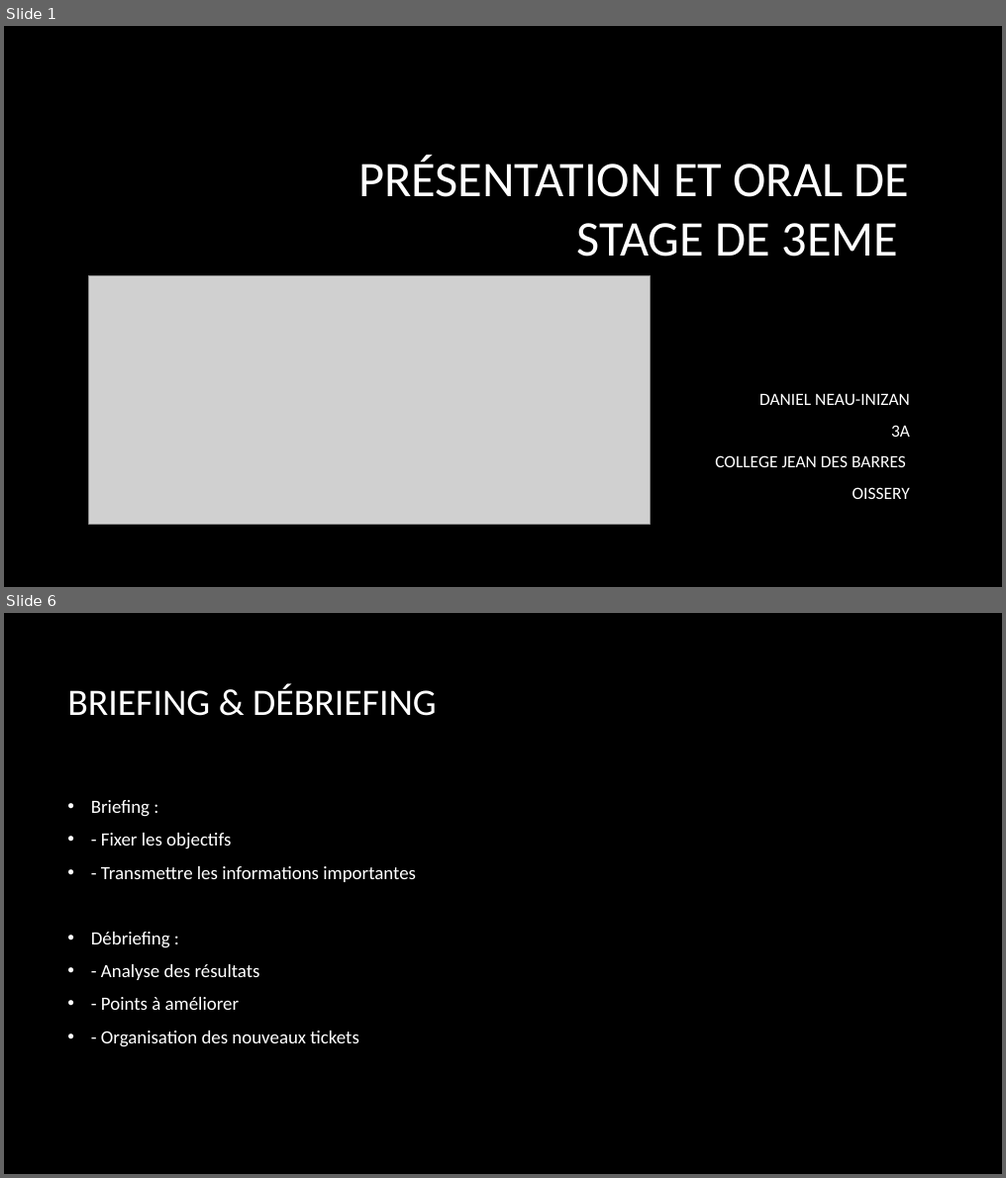
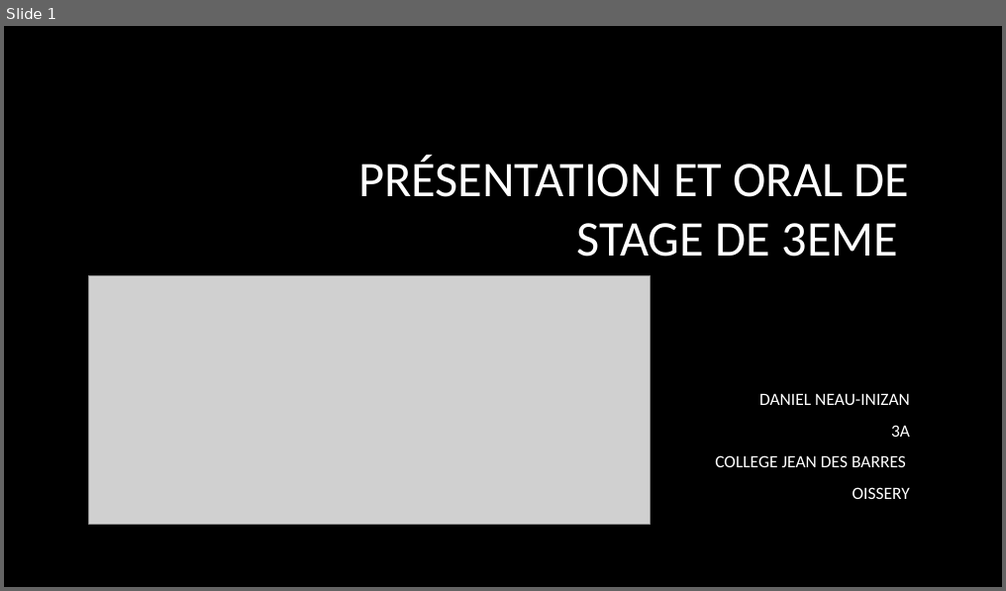
Before and after one commit to dneau-dev/oral_de_stage, a slide deck: Présentation_et_oral_de_stage_de_3eme_final.pptx. Shown one above the other, each under a label of ours: slides 1 and 6 before the commit, slide 1 after it; the slides between them are not shown. The pictures are 1006x1178 and 1006x591 pixels, drawn with LibreOffice and Linux fonts; fonts in the diff are those of the drawing; grey boxes stand for pictures; background and template pictures are left out. Boxes give left, top, right and bottom in pixels: in the first picture for what was removed or moved away, otherwise in the second. Text is boxed around its words. In the diff, an @@ line names an element or a change of style, - is before the commit and + after.

```diff
--- a/Présentation_et_oral_de_stage_de_3eme_final.pptx
+++ b/Présentation_et_oral_de_stage_de_3eme_final.pptx
@@ slide 6 removed at bbox=[4, 613, 1002, 1174], background picture (left out) @@
@@ title removed at bbox=[67, 683, 437, 716] @@
-BRIEFING & DÉBRIEFING
@@ text removed at bbox=[91, 800, 416, 1048] @@
-• Briefing :
-• - Fixer les objectifs
-• - Transmettre les informations importantes
-• Débriefing :
-• - Analyse des résultats
-• - Points à améliorer
-• - Organisation des nouveaux tickets
```
Also in this commit, not shown: 6 slides changed, 1 slide added, 4 other slides removed.
